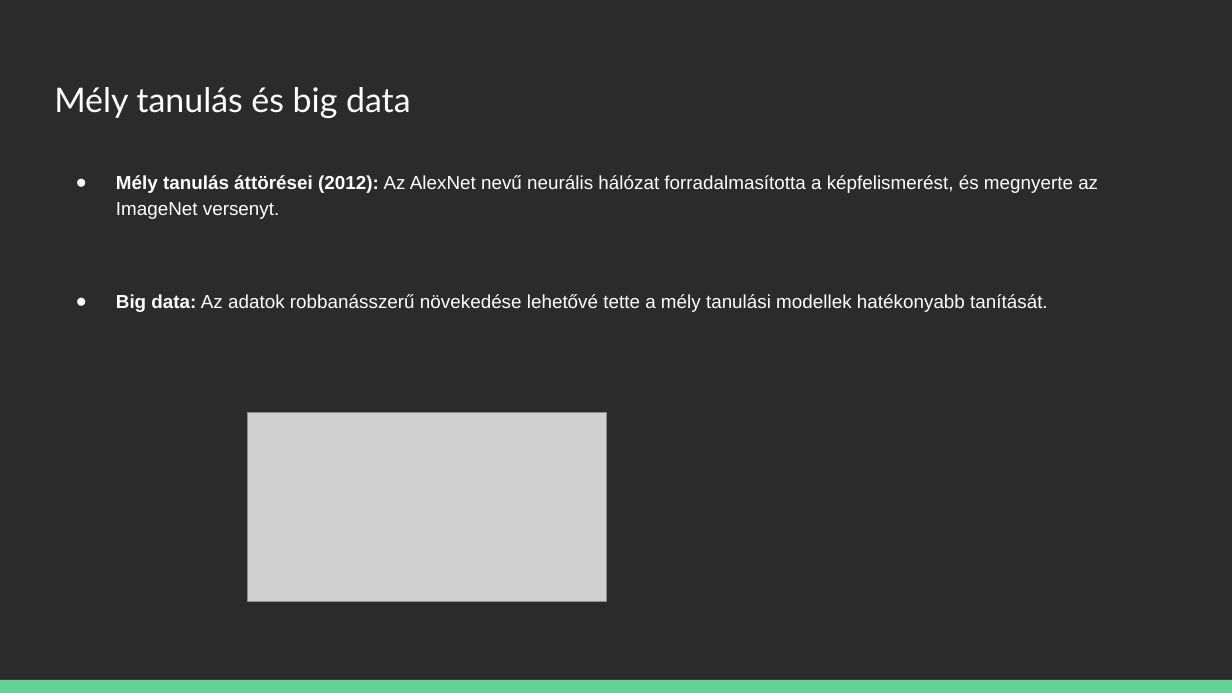
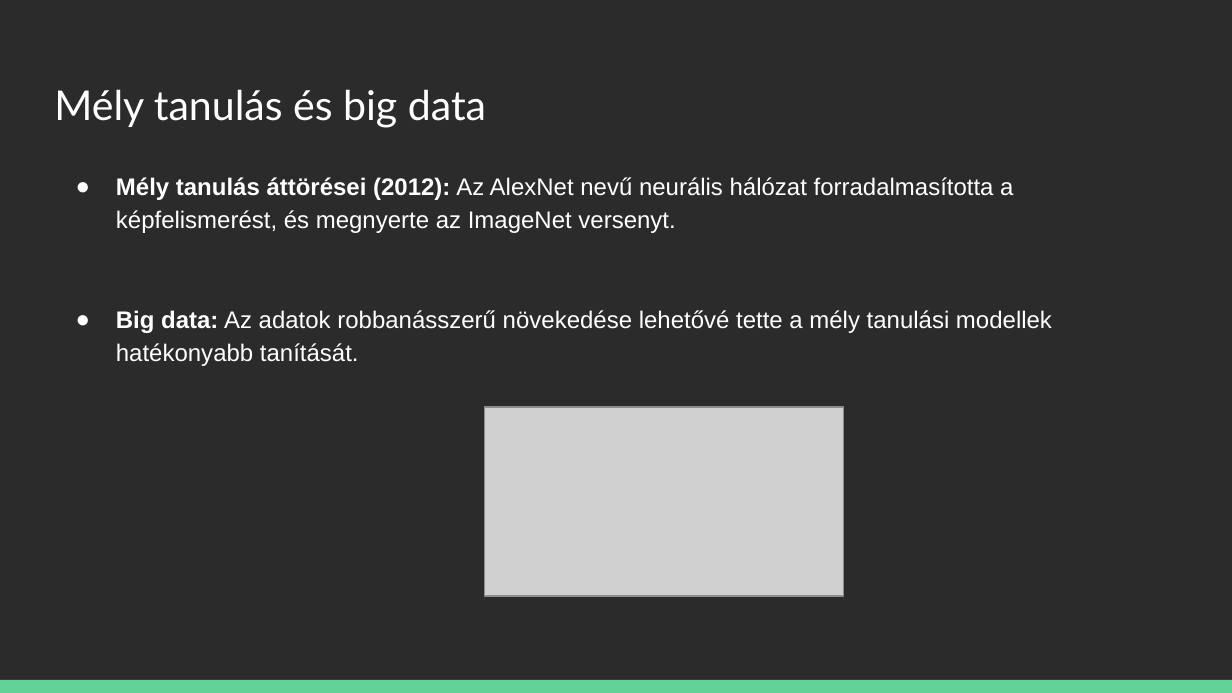
Before and after one commit to kizsi2024/12I-SZ, a slide deck: slide 9 of Potyondi Zsombor/A Mesterséges Intelligencia Történelme.pptx. Drawn at 1232x693 pixels with LibreOffice and Linux fonts; fonts in the diff are those of the drawing; grey boxes stand for pictures; background and template pictures are left out; a plain dark background stands for a picture behind light text. Boxes give left, top, right and bottom in pixels: in the first picture for what was removed or moved away, otherwise in the second. Text is boxed around its words. In the diff, an @@ line names an element or a change of style, - is before the commit and + after.

```diff
--- a/Potyondi Zsombor/A Mesterséges Intelligencia Történelme.pptx
+++ b/Potyondi Zsombor/A Mesterséges Intelligencia Történelme.pptx
@@ title "Mély tanulás és big data" at (54, 89, 486, 128): size 19.8 to 24 pt @@
@@ text "Mély tanulás áttörései (2012): Az ..." at (116, 177, 1052, 366): size 11 to 14 pt @@
@@ picture: place and size @@
-picture at (248, 413, 606, 602)
+picture at (484, 407, 843, 596)
```
Also in this commit, not shown: 11 other slides changed.
